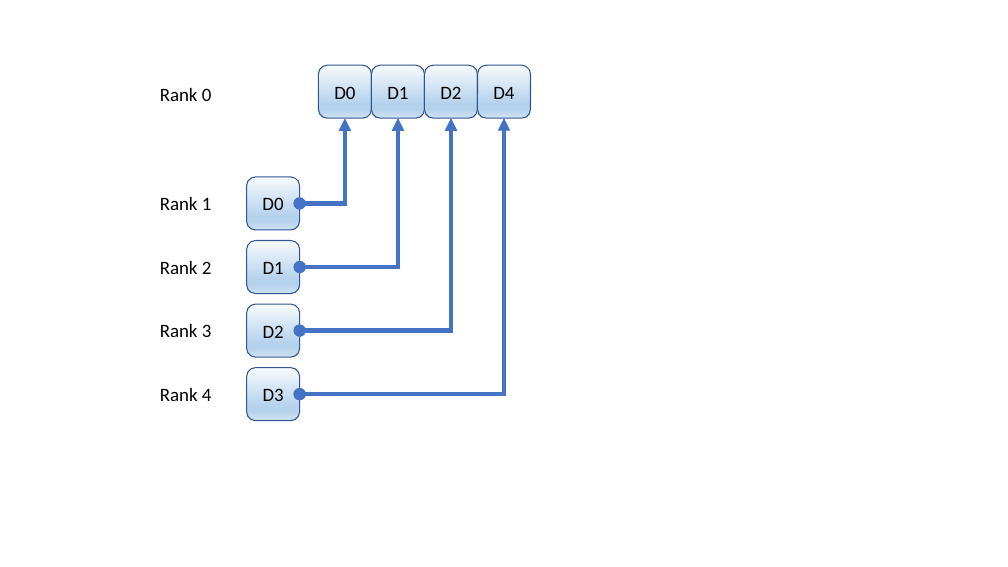
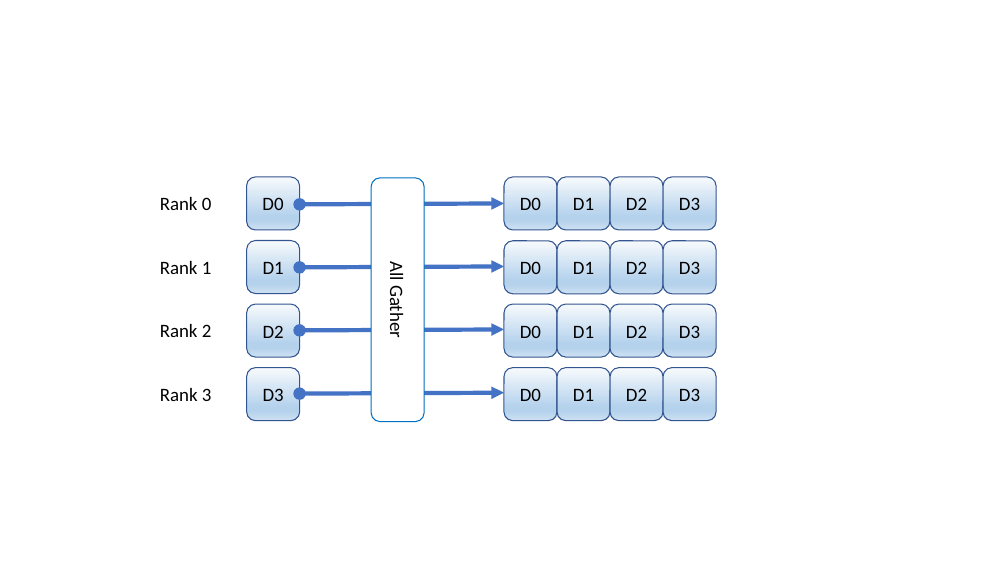
Before and after one commit to cloudmesh/cloudmesh-mpi, a slide deck: slide 7 of doc/images/images-mpi4py.pptx (slide 3 before the commit). Drawn at 1008x567 pixels with LibreOffice and Linux fonts; fonts in the diff are those of the drawing. Boxes give left, top, right and bottom in pixels: in the first picture for what was removed or moved away, otherwise in the second. Text is boxed around its words. In the diff, an @@ line names an element or a change of style, - is before the commit and + after.

```diff
--- a/doc/images/images-mpi4py.pptx
+++ b/doc/images/images-mpi4py.pptx
@@ text removed at (x1=160, y1=88, x2=212, y2=101) @@
-Rank 0
@@ rounded rectangle removed at (x1=478, y1=65, x2=531, y2=118) @@
-D4
@@ elbow double arrow removed from (345, 118) to (299, 203) @@
@@ elbow double arrow removed from (398, 118) to (299, 267) @@
@@ elbow double arrow removed from (451, 118) to (299, 330) @@
@@ elbow double arrow removed from (504, 118) to (299, 394) @@
@@ rounded rectangle added at (x1=371, y1=178, x2=424, y2=421), fill #FFFFFF, outline #0070C0 1 pt, 18 pt, text #000000 @@
+All Gather
@@ 3 rounded rectangles moved together from (x1=318, y1=65, x2=477, y2=118) to (x1=504, y1=177, x2=663, y2=230) @@
@@ rounded rectangle added at (x1=663, y1=177, x2=716, y2=230), fill gradient #F7FAFD to #B5D2EC to #CEE1F2, outline #325491 1 pt, 18 pt, text #000000 @@
+D3
@@ text at (x1=160, y1=197, x2=212, y2=210): text changed @@
-Rank 1
+Rank 0
@@ double arrow added from (299, 204) to (504, 203), #4472C4 4 pt @@
@@ text at (x1=160, y1=261, x2=212, y2=274): text changed @@
-Rank 2
+Rank 1
@@ double arrow added from (299, 268) to (504, 266), #4472C4 4 pt @@
@@ rounded rectangle added at (x1=504, y1=241, x2=557, y2=294), fill gradient #F7FAFD to #B5D2EC to #CEE1F2, outline #325491 1 pt, 18 pt, text #000000 @@
+D0
@@ rounded rectangle added at (x1=557, y1=241, x2=610, y2=294), fill gradient #F7FAFD to #B5D2EC to #CEE1F2, outline #325491 1 pt, 18 pt, text #000000 @@
+D1
@@ rounded rectangle added at (x1=610, y1=241, x2=663, y2=294), fill gradient #F7FAFD to #B5D2EC to #CEE1F2, outline #325491 1 pt, 18 pt, text #000000 @@
+D2
@@ rounded rectangle added at (x1=663, y1=241, x2=716, y2=294), fill gradient #F7FAFD to #B5D2EC to #CEE1F2, outline #325491 1 pt, 18 pt, text #000000 @@
+D3
@@ text at (x1=160, y1=324, x2=212, y2=337): text changed @@
-Rank 3
+Rank 2
@@ rounded rectangle added at (x1=504, y1=304, x2=557, y2=357), fill gradient #F7FAFD to #B5D2EC to #CEE1F2, outline #325491 1 pt, 18 pt, text #000000 @@
+D0
@@ rounded rectangle added at (x1=557, y1=304, x2=610, y2=357), fill gradient #F7FAFD to #B5D2EC to #CEE1F2, outline #325491 1 pt, 18 pt, text #000000 @@
+D1
@@ rounded rectangle added at (x1=610, y1=304, x2=663, y2=357), fill gradient #F7FAFD to #B5D2EC to #CEE1F2, outline #325491 1 pt, 18 pt, text #000000 @@
+D2
@@ rounded rectangle added at (x1=663, y1=304, x2=716, y2=357), fill gradient #F7FAFD to #B5D2EC to #CEE1F2, outline #325491 1 pt, 18 pt, text #000000 @@
+D3
@@ double arrow added from (299, 330) to (504, 330), #4472C4 4 pt @@
@@ text at (x1=160, y1=388, x2=212, y2=401): text changed @@
-Rank 4
+Rank 3
@@ rounded rectangle added at (x1=504, y1=368, x2=557, y2=420), fill gradient #F7FAFD to #B5D2EC to #CEE1F2, outline #325491 1 pt, 18 pt, text #000000 @@
+D0
@@ rounded rectangle added at (x1=557, y1=368, x2=610, y2=420), fill gradient #F7FAFD to #B5D2EC to #CEE1F2, outline #325491 1 pt, 18 pt, text #000000 @@
+D1
@@ rounded rectangle added at (x1=610, y1=368, x2=663, y2=420), fill gradient #F7FAFD to #B5D2EC to #CEE1F2, outline #325491 1 pt, 18 pt, text #000000 @@
+D2
@@ rounded rectangle added at (x1=663, y1=368, x2=716, y2=420), fill gradient #F7FAFD to #B5D2EC to #CEE1F2, outline #325491 1 pt, 18 pt, text #000000 @@
+D3
@@ double arrow added from (299, 394) to (504, 392), #4472C4 4 pt @@
```
Also in this commit, not shown: 2 other slides changed, 4 slides added.
